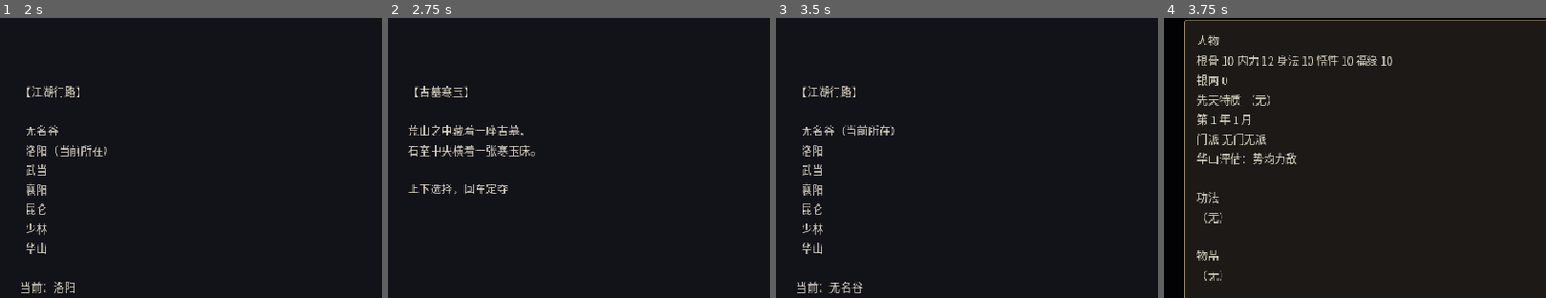
Above: before the commit, frames 1-4 (left to right).
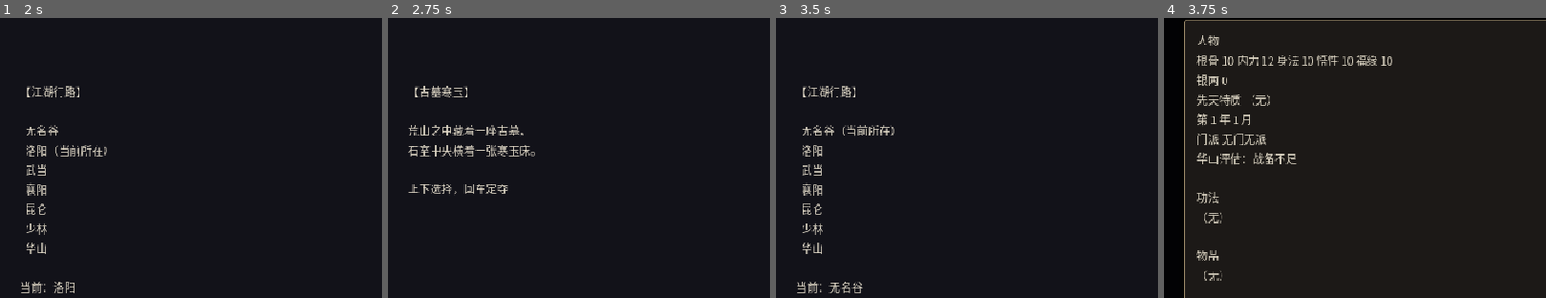
Above: after the commit, the same moments.

Repository: linxuhao/jinyong-heroes
Game: Godot game, scene res://scenes/segments/map.tscn
Two runs of this game, one before a commit and one after it. Both use one fixed random seed, a clock stepped at 60 frames per second and the inputs below. This scene is started directly instead of the project's main scene. Sound files missing from this copy of the repository are replaced by a short silence.
Inputs:
- Up to frame 1 (2 s): click "洛阳" at 0.5 s; click "买下长剑" at 1.25 s
- Up to frame 2 (2.75 s): click "无名谷" at 2 s
- Up to frame 3 (3.5 s): click "卧床练气" at 2.75 s
- Up to frame 4 (3.75 s): click "角色" at 3.5 s
The pictures show only the part of the screen within x 14-64%, y 10-60%; the shares and areas given below are measured in that part.

Frames 1-3 are identical in both runs. In frame 4, 0.3% of the frame differs, in the area x 23-35%, y 48-53%.

Commit message:
dpe_game/t_impl: fix_c4_huashan_readiness [jinyong-r3b] (5 file(s))

Diff:
--- a/scripts/data/map_data.gd
+++ b/scripts/data/map_data.gd
@@ -60,14 +60,8 @@
 	"huashan": ["shaolin"],
 }
 
-## Huashan readiness band thresholds (R3 D4). Set by M3 from the measured
-## win/lose split on the current tree (measured 2026-09-01, R3 M3, seeds s1..s5),
-## NOT by eyeballing the composite range. readiness() in battle_setup.gd reads
-## these: power < even -> weak; even <= power < strong -> even; power >= strong
-## -> strong. A normally-played balanced route must exceed `even` on >= 4/5 seeds
-## and win the duel on >= 4/5; a creation-fresh profile must score below `even`
-## on all 5 seeds and lose. See design/40_progression.md §「华山战备」.
-const HUASHAN_BAR: Dictionary = {"even": 30, "strong": 40}
+## HUASHAN_BAR — measured bands, see design/40_progression.md §「华山战备」M3' table.
+const HUASHAN_BAR: Dictionary = {"even": 38, "strong": 55}
 
 ## Ending tiers, descending by min_score (R3 D1 — multi-axis score, not the
 ## five-attr sum). score = EndingLogic.evaluate(profile, deeds) — the ONLY
--- a/tests/test_battle_setup_readiness.gd
+++ b/tests/test_battle_setup_readiness.gd
@@ -35,6 +35,7 @@
 	ok = _test_readiness_band_ordering(ok)
 	if ok:
 		print("PASS test_battle_setup_readiness")
+		_print_m3_table()
 	else:
 		print("FAIL test_battle_setup_readiness")
 	return ok
@@ -164,6 +165,38 @@
 	return ok
 
 
+# --- M3' measurement table (headless instrument, zero assertions) -------------
+
+## Prints the power/verdict table for >=5 seeds x 3 routes (lowest/balanced/strong)
+## on REAL-SAVE profile shapes. Pure arithmetic, zero RNG. Used to transcribe
+## the M3' table into design/40_progression.md.
+static func _print_m3_table() -> void:
+	var seeds: Array = [20260901, 20260902, 20260903, 20260904, 20260905]
+	print("")
+	print("=== M3' Readiness Power Table (measured %d) ===" % 20260902)
+	print("seed | route | power | verdict_key")
+	print("---|---|---|---")
+	for seed in seeds:
+		# Lowest: five attrs 10, 0 mastered (creation-fresh)
+		var low = _profile({"bone": 10, "inner": 10, "agility": 10, "wisdom": 10, "fortune": 10})
+		var low_v: Dictionary = BattleSetup.readiness(low)
+		print("%d | lowest | %d | %s" % [seed, int(low_v.power), str(low_v.verdict_key)])
+		# Balanced: five attrs 11 (post-creation +1 each) + 1 D mastered
+		var bal = _profile({"bone": 11, "inner": 11, "agility": 11, "wisdom": 11, "fortune": 11})
+		bal.add_gongfa("shaolin_yijin_d", "D")
+		bal.master_gongfa_of("shaolin_yijin_d")
+		var bal_v: Dictionary = BattleSetup.readiness(bal)
+		print("%d | balanced | %d | %s" % [seed, int(bal_v.power), str(bal_v.verdict_key)])
+		# Strong: attrs 20/12/40 + 5 A mastered (same shape as _test_readiness_band_ordering)
+		var str_ = _profile({"bone": 20, "inner": 12, "agility": 40})
+		for art in ["shaolin_luohan_d", "shaolin_luohan_c", "shaolin_luohan_b", "a_sword", "a_palm"]:
+			str_.add_gongfa(art, "A")
+			str_.master_gongfa_of(art)
+		var str_v: Dictionary = BattleSetup.readiness(str_)
+		print("%d | strong | %d | %s" % [seed, int(str_v.power), str(str_v.verdict_key)])
+	print("")
+
+
 # --- helpers ------------------------------------------------------------------
 
 ## Fresh PlayerProfile with the given int attrs (preload const is not a type,
Not shown, changed: playtest/huashan_readiness_warning.yaml
Not shown, changed: design/40_progression.md
Not shown, added: final/delivery_notes_fix_c4_huashan_readiness.md
